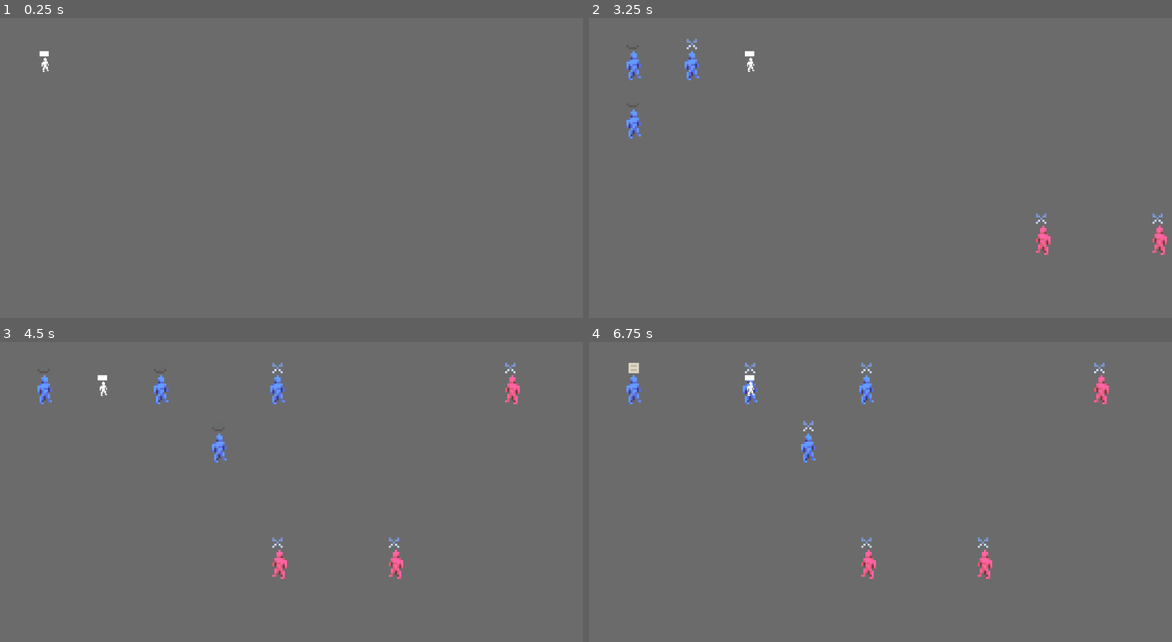
Above: before the commit, frames 1-4 (two rows, left to right).
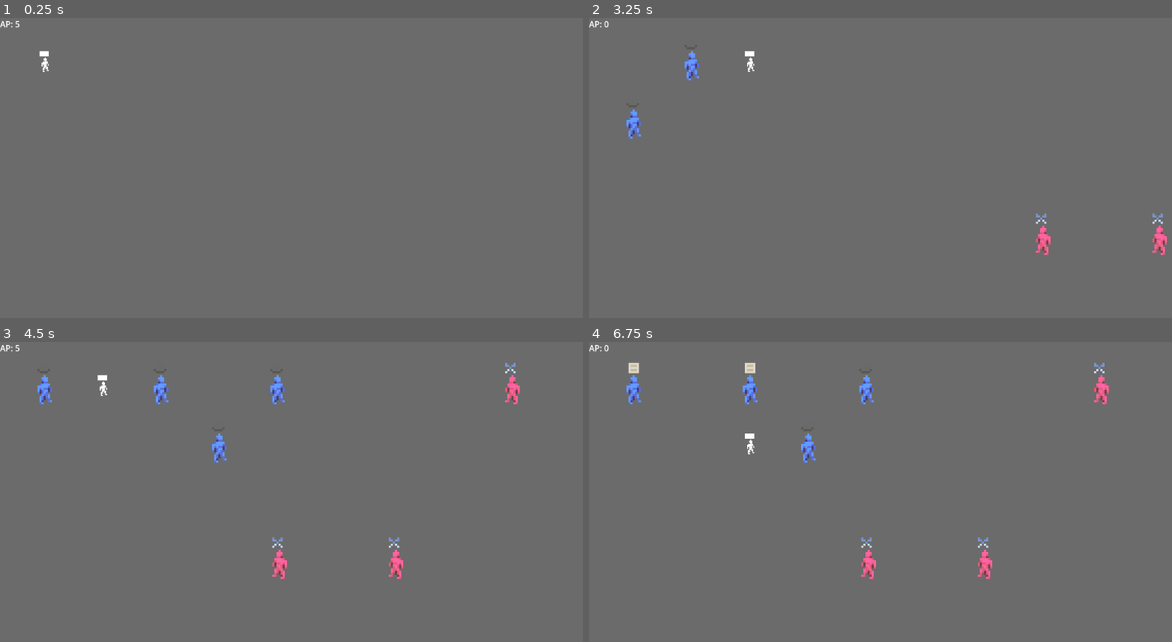
Above: after the commit, the same moments.

Repository: Jusbusy/game-off-2025
Game: Godot game, scene res://Scenes/game.tscn
The game is run twice, just before and just after one commit, with the same random seed, the same clock (stepped at 60 frames per second) and the same inputs.
Inputs:
- Up to frame 1 (0.25 s): no input
- Up to frame 2 (3.25 s): tap Enter (end_turn) at 0.5, 0.6, 2 s; hold D (move_right) 0.53-1.28 s; tap 2 (order_attack_paper) at 0.8, 1.35 s; tap Space (order_summon) at 1.25, 2.75, 3.05 s; hold S (move_down) 1.28-2.03 s; tap 1 (order_attack_rock) at 1.55, 2.1 s; hold D (move_right) 2.03-2.78 s; tap 3 (order_attack_scissors) at 2.3, 2.85 s; hold W (move_up) from 2.78 s (still down)
- Up to frame 3 (4.5 s): tap Enter (end_turn) at 3.5, 3.8, 4.35 s; release W (move_up) at 3.53 s; hold A (move_left) from 3.53 s (still down); tap Space (order_summon) at 3.6, 4.25 s
- Up to frame 4 (6.75 s): tap 2 (order_attack_paper) at 4.55, 5.1 s; release A (move_left) at 5.03 s; hold S (move_down) 5.03-5.78 s; tap 1 (order_attack_rock) at 5.3, 5.85 s; hold D (move_right) 5.78-6.53 s; tap 3 (order_attack_scissors) at 6.05, 6.6 s; hold W (move_up) from 6.53 s (still down)

The runs differ from the first frame. In frame 1, less than 0.1% of the frame differs, in the area x 0-4%, y 1-4%; in frame 2, 0.2%; in frame 3, less than 0.1%; in frame 4, 0.3%, in the area x 0-49%, y 1-38%.

Commit message:
Added action point system
Player is now given 5 action points (AP) every turn. Moving one tile or giving an order costs 1 AP. The player cannot perform an action if their current AP is less than the cost of the action.

Diff:
--- a/Scenes/game.tscn
+++ b/Scenes/game.tscn
@@ -18,3 +18,8 @@
 grow_horizontal = 2
 grow_vertical = 2
 color = Color(0.41981313, 0.41981313, 0.4198131, 1)
+
+[node name="APLabel" type="Label" parent="."]
+offset_right = 40.0
+offset_bottom = 23.0
+text = "AP: "
--- a/globals.gd
+++ b/globals.gd
@@ -3,6 +3,13 @@
 var rng = RandomNumberGenerator.new()
 
 const unit = preload("res://unit.tscn")
+
+var ap_label:
+	get:
+		var node = get_tree().root.get_node("Game/APLabel")
+		if !node:
+			print("Attempted to access APLabel, but could not find it")
+		return node
 
 #const lane_spacing = 112
 #const top_lane_pos = 88
@@ -16,10 +23,19 @@
 
 var turn_count = 0
 
+const max_player_ap = 5
+var player_ap: int:
+	get:
+		return player_ap
+	set(value):
+		player_ap = value
+		ap_label.text = "AP: %d" % value
+
 func _ready():
 	for i in range(grid_size.x):
 		grid.append([])
 		grid[i].resize(grid_size.y)
+	player_ap = max_player_ap
 
 func process_turn():
 	var grid_copy = grid.duplicate(true)
@@ -44,3 +60,10 @@
 			unit_instance.attack_form = rng.randi() % 3
 
 	turn_count += 1
+	player_ap = max_player_ap # reset player ap
+
+func use_ap(amt):
+	if player_ap < amt:
+		return false
+	player_ap -= amt
+	return true
--- a/player.gd
+++ b/player.gd
@@ -7,16 +7,16 @@
 	if Input.is_action_just_pressed("end_turn"):
 		Global.process_turn()
 
-	if Input.is_action_just_pressed("move_left"):
+	if Input.is_action_just_pressed("move_left") && Global.use_ap(1):
 		move(grid_pos + Vector2i(-1, 0))
-	if Input.is_action_just_pressed("move_right"):
+	if Input.is_action_just_pressed("move_right") && Global.use_ap(1):
 		move(grid_pos + Vector2i(1, 0))
-	if Input.is_action_just_pressed("move_up"):
+	if Input.is_action_just_pressed("move_up") && Global.use_ap(1):
 		move(grid_pos + Vector2i(0, -1))
-	if Input.is_action_just_pressed("move_down"):
+	if Input.is_action_just_pressed("move_down") && Global.use_ap(1):
 		move(grid_pos + Vector2i(0, 1))
 
-	if Input.is_action_just_pressed("order_summon"):
+	if Input.is_action_just_pressed("order_summon") && Global.use_ap(1):
 		if Global.grid[0][grid_pos.y]:
 			print("Summon position is occupied")
 		else:
@@ -25,16 +25,16 @@
 			unit_instance.is_enemy = false
 			unit_instance.init(Vector2i(0, grid_pos.y))
 
-	if Input.is_action_just_pressed("order_attack_rock"):
+	if Input.is_action_just_pressed("order_attack_rock") && Global.use_ap(1):
 		call_on_interactable(func(i_unit) : i_unit.attack_form = Unit.AttackForm.ROCK)
-	if Input.is_action_just_pressed("order_attack_paper"):
+	if Input.is_action_just_pressed("order_attack_paper") && Global.use_ap(1):
 		call_on_interactable(func(i_unit) : i_unit.attack_form = Unit.AttackForm.PAPER)
-	if Input.is_action_just_pressed("order_attack_scissors"):
+	if Input.is_action_just_pressed("order_attack_scissors") && Global.use_ap(1):
 		call_on_interactable(func(i_unit) : i_unit.attack_form = Unit.AttackForm.SCISSORS)
 
-	if Input.is_action_just_pressed("order_lane_up"):
+	if Input.is_action_just_pressed("order_lane_up") && Global.use_ap(1):
 		call_on_interactable(func(i_unit) : i_unit.state = Unit.State.LANE_UP)
-	if Input.is_action_just_pressed("order_lane_down"):
+	if Input.is_action_just_pressed("order_lane_down") && Global.use_ap(1):
 		call_on_interactable(func(i_unit) : i_unit.state = Unit.State.LANE_DOWN)
 
 func call_on_interactable(_func):
